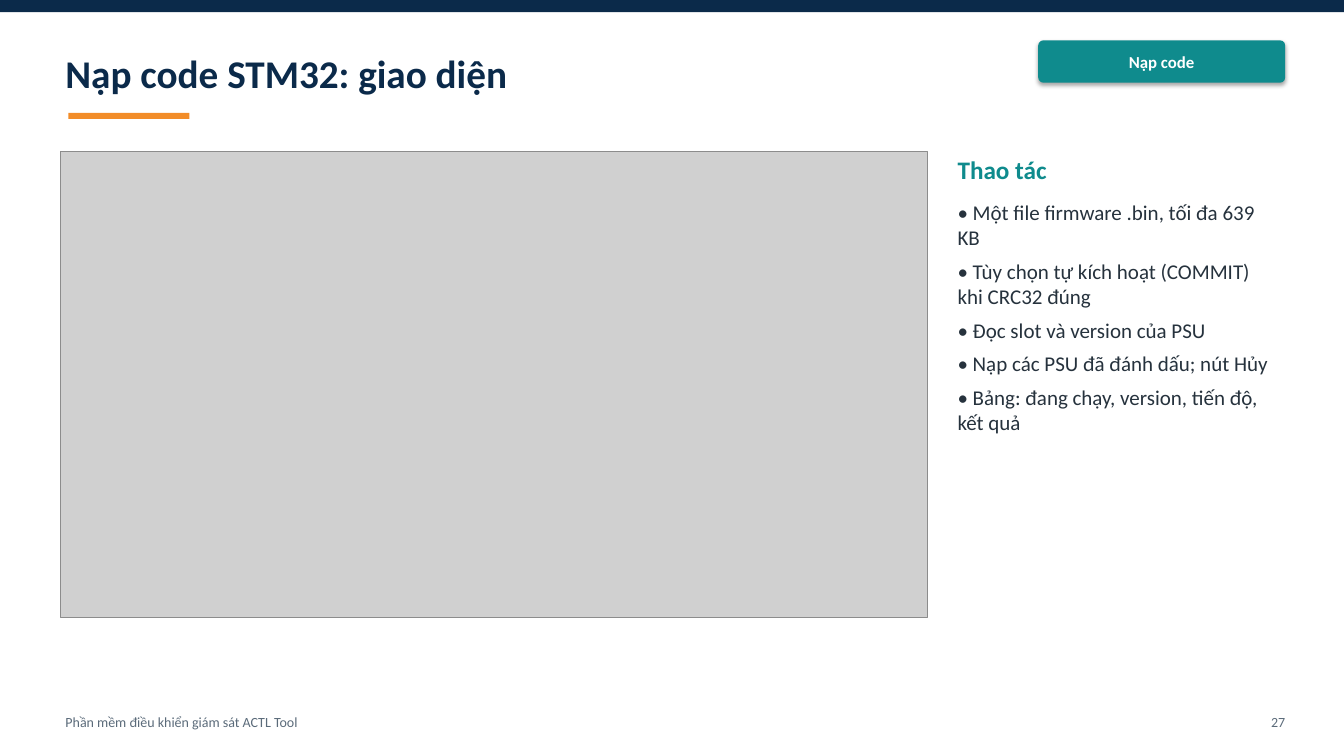
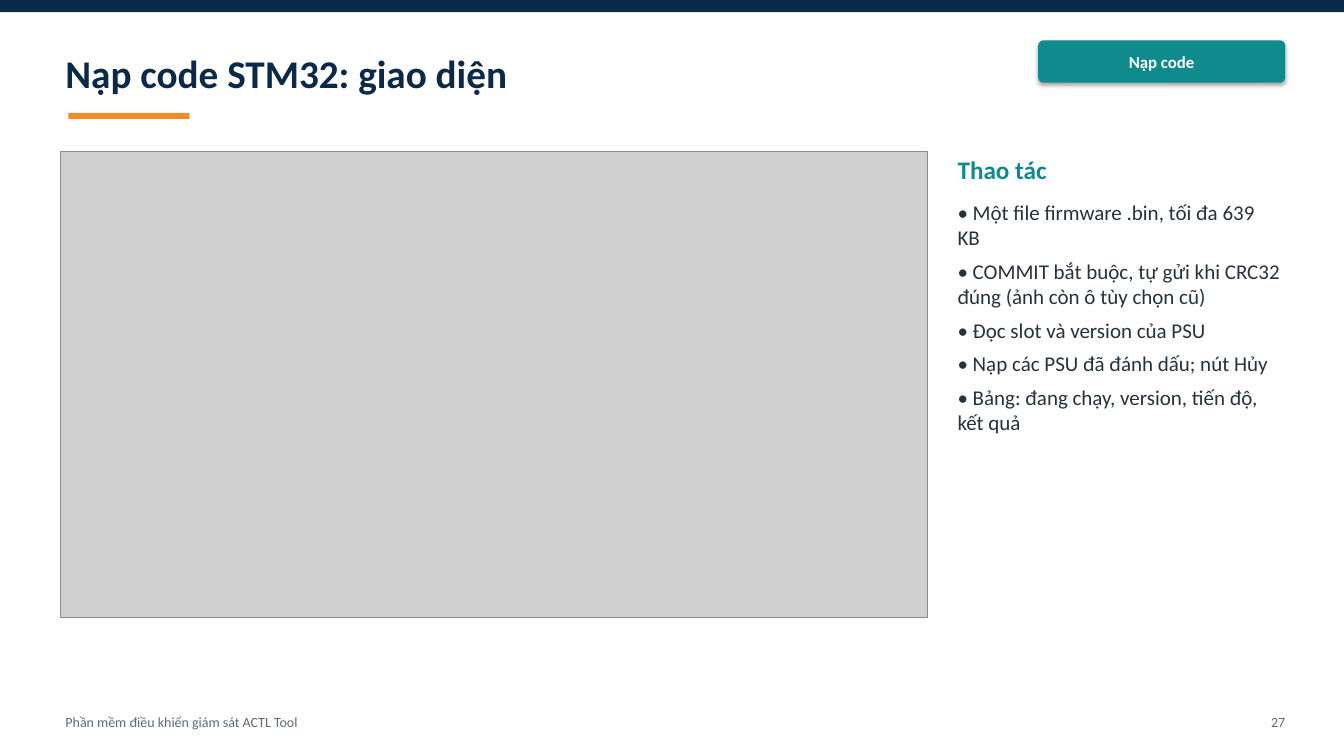
Before and after one commit to yuhneyugnnnn221103/ACTL-Tool, a slide deck: slide 27 of docs/ACTL_Tool_tong_quan_v1.pptx. Drawn at 1344x756 pixels with LibreOffice and Linux fonts; fonts in the diff are those of the drawing; grey boxes stand for pictures. Boxes give left, top, right and bottom in pixels: in the first picture for what was removed or moved away, otherwise in the second. Text is boxed around its words. In the diff, an @@ line names an element or a change of style, - is before the commit and + after.

```diff
--- a/docs/ACTL_Tool_tong_quan_v1.pptx
+++ b/docs/ACTL_Tool_tong_quan_v1.pptx
@@ text at [958,262,1280,308]: text changed @@
-• Tùy chọn tự kích hoạt (COMMIT) khi CRC32 đúng
+• COMMIT bắt buộc, tự gửi khi CRC32 đúng (ảnh còn ô tùy chọn cũ)
```
Also in this commit, not shown: 6 other files.
